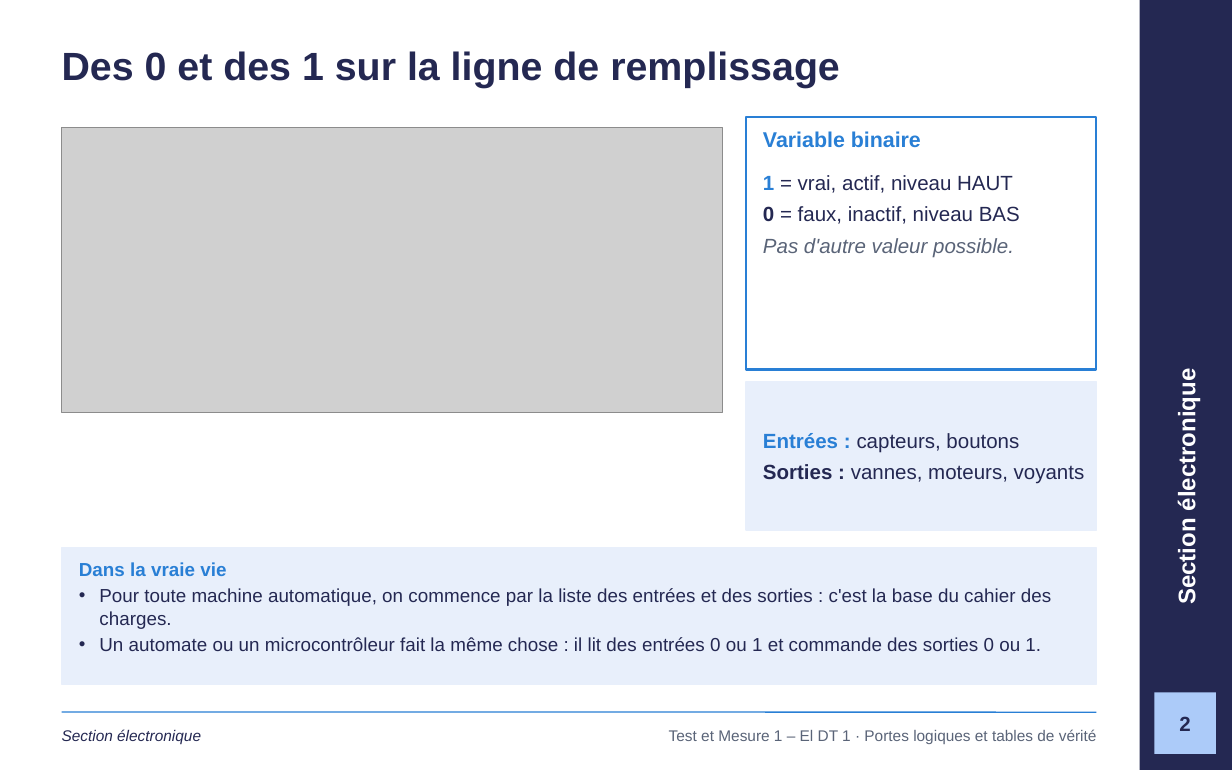
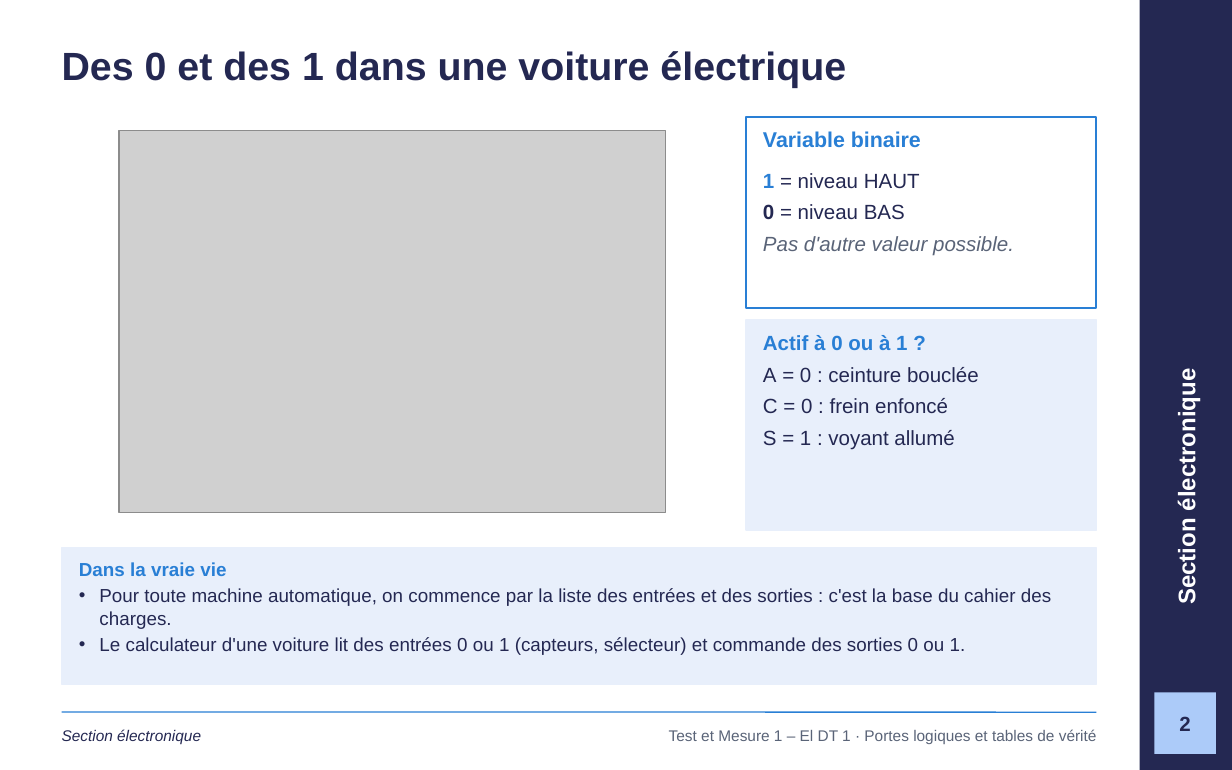
Before and after one commit to GlemoineETML/cours-etml, a slide deck: slide 2 of reference/tm1/semaine-1/120 Portes logiques et tables de vérité.pptx. Drawn at 1232x770 pixels with LibreOffice and Linux fonts; fonts in the diff are those of the drawing; grey boxes stand for pictures; background and template pictures are left out. Boxes give left, top, right and bottom in pixels: in the first picture for what was removed or moved away, otherwise in the second. Text is boxed around its words. In the diff, an @@ line names an element or a change of style, - is before the commit and + after.

```diff
--- a/reference/tm1/semaine-1/120 Portes logiques et tables de vérité.pptx
+++ b/reference/tm1/semaine-1/120 Portes logiques et tables de vérité.pptx
@@ text at (62, 51, 846, 88): text changed @@
-Des 0 et des 1 sur la ligne de remplissage
+Des 0 et des 1 dans une voiture électrique
@@ rectangle: place and size @@
-rectangle at (745, 117, 1096, 370)
+rectangle at (745, 117, 1096, 308)
@@ picture: place and size @@
-picture at (62, 127, 723, 411)
+picture at (120, 131, 665, 513)
@@ text at (763, 173, 920, 220): text changed @@
-1 = vrai, actif, niveau HAUT
-0 = faux, inactif, niveau BAS
+1 = niveau HAUT
+0 = niveau BAS
@@ rectangle: place and size @@
-rectangle at (745, 382, 1096, 530)
+rectangle at (745, 320, 1096, 530)
@@ text "Actif à 0 ou à ..." at (763, 367, 979, 450): vertical alignment middle to top @@
@@ text at (763, 367, 979, 450): text changed @@
-Entrées : capteurs, boutons
-Sorties : vannes, moteurs, voyants
+Actif à 0 ou à 1 ?
+A = 0 : ceinture bouclée
+C = 0 : frein enfoncé
+S = 1 : voyant allumé
@@ text at (99, 637, 966, 655): text changed @@
-• Un automate ou un microcontrôleur fait la même chose : il lit des entrées 0 ou 1 et commande des sorties 0 ou 1.
+• Le calculateur d'une voiture lit des entrées 0 ou 1 (capteurs, sélecteur) et commande des sorties 0 ou 1.
```
Also in this commit, not shown: 16 other slides changed, 1 slide added, 24 other files.
